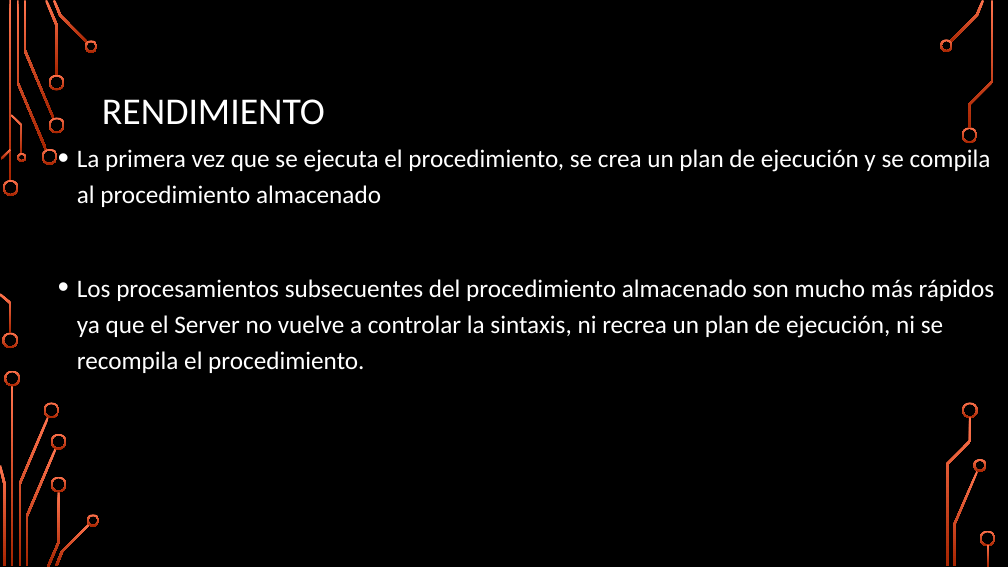
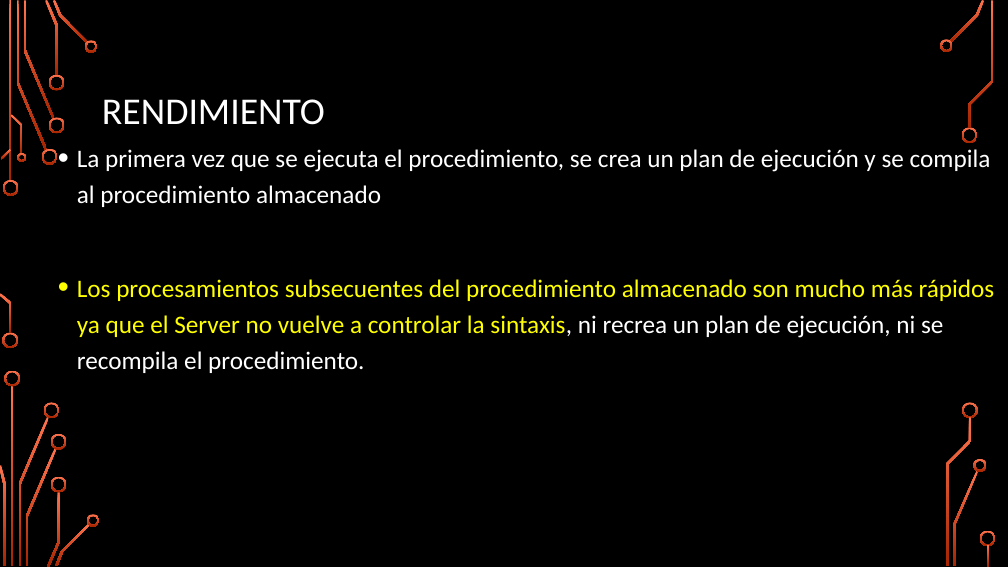
Before and after one commit to Biblioteca-Organizacion-ULP/Segundo-Cuatrimestre-biblioteca, a slide deck: slide 11 of primer-anio/segundo-cuatrimestre/base-de-datos/teoria/7 Procedimientos_almacenados_2.pptx. Drawn at 1008x567 pixels with LibreOffice and Linux fonts; fonts in the diff are those of the drawing; background and template pictures are left out. Boxes give left, top, right and bottom in pixels: in the first picture for what was removed or moved away, otherwise in the second. Text is boxed around its words. In the diff, an @@ line names an element or a change of style, - is before the commit and + after.

```diff
--- a/primer-anio/segundo-cuatrimestre/base-de-datos/teoria/7 Procedimientos_almacenados_2.pptx
+++ b/primer-anio/segundo-cuatrimestre/base-de-datos/teoria/7 Procedimientos_almacenados_2.pptx
@@ text at (x1=77, y1=279, x2=995, y2=373): text colour #FFFFFF to #FFFF00 in "Los procesamientos subsecuentes del procedimiento almacenado ..." @@
```
Also in this commit, not shown: 20 other slides changed, 3 other files.
